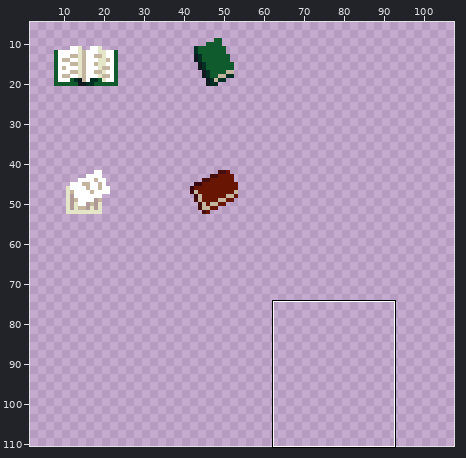
A sprite sheet gets an edit: resources/img/accessories.png. Above, an overview of the earlier version with the close-up marked.
Close-up. The starting point:
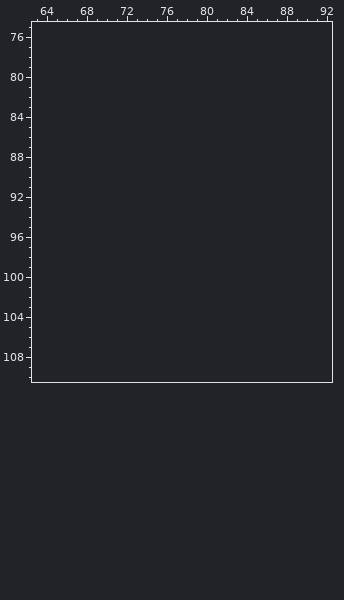
The file is 64x64 pixels. Colours within 5 levels of each other are drawn and written as one. Shown: x 63..92, y 75..110. The old version is drawn lined up with the new one, on the new canvas. The wide view leaves out empty margins. The commit also changed other parts of the picture, which this record leaves out.
The same view after the edit:
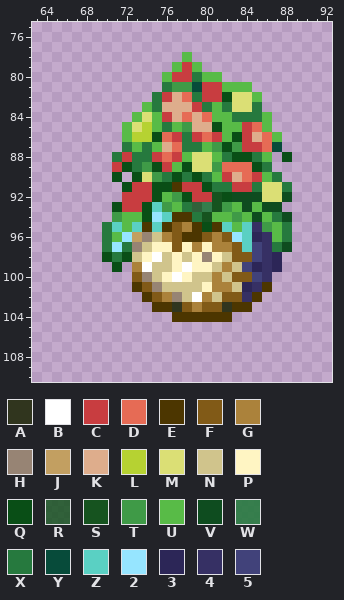
Palette (. is transparent): A #30351e  B #ffffff  C #c83d40  D #e66b55  E #4c3600  F #815a17  G #ab823b  H #978474  J #c29f61  K #dead8c  L #b6d232  M #dbdf75  N #d0c48c  P #fff5c3  Q #094e16  R #16531fd7  S #16531f  T #3f9a47  U #58bb47  V #0e4c1f  W #26793ee4  X #26793e  Y #074b3a  Z #5ad0c3  2 #96e5ff  3 #2c2657  4 #363064  5 #41427a
The edit:
canvas 64x64 -> 128x128
@@ x 63..92 @@
  77 ..............................
- 78 ..............................
- 79 ..............................
- 80 ..............................
- 81 ..............................
- 82 ..............................
- 83 ..............................
- 84 ..............................
- 85 ..............................
- 86 ..............................
- 87 ..............................
- 88 ..............................
- 89 ..............................
- 90 ..............................
- 91 ..............................
- 92 ..............................
- 93 ..............................
- 94 ..............................
- 95 ..............................
- 96 ..............................
- 97 ..............................
- 98 ..............................
- 99 ..............................
-100 ..............................
-101 ..............................
-102 ..............................
-103 ..............................
-104 ..............................
+ 78 ...............U..............
+ 79 ..............UCU.............
+ 80 .............UCCXUU...........
+ 81 .............XTTYCCUUU........
+ 82 ............XCKDXCCQMMU.......
+ 83 ...........UXKKKCXUXMMX.......
+ 84 ..........UMUCKDKDUUXXXU......
+ 85 .........UMLUXUTKKQUUCDU......
+ 86 .........ULLQDCXCDCUQCKDU.....
+ 87 .........XUXUKDXXUTQTCCDY.....
+ 88 ........XCXXCDCUMMUXQQXU.Q....
+ 89 ........CQXTQCUQMMTDDDQX......
+ 90 ........Q.QMTXQXQXUCKDCUX.....
+ 91 .........QCCQQECCQXXCCXMMX....
+ 92 .........CCCQUTQCCSQVVVMMV....
+ 93 ........QCCQZTUXRWSTUVUVV.....
+ 94 ........TUUQ2ZEEXSUUTUVUXV....
+ 95 .......XZUZEZEFGEQEZUZ4TUX....
+ 96 .......XU2JHNGFEEFGF2Z34UX....
+ 97 .......X2XHNPPFPGPGGFZ54XV....
+ 98 .......QXQNPBNPNPHPNFF543.....
+ 99 ........Q.GBNNPBPPNGN5343.....
+100 ..........FHNPBPNNGNFF54......
+101 ..........EFHNNNNPGGN34E......
+102 ...........EFGHNBGNFF4E.......
+103 ............EEAFGFFAEE........
+104 ..............EEEEEE..........
 105 ..............................
Pixel boxes of the changes (left, top, right, bottom) in both close-ups:
added: (102, 52, 292, 322)
